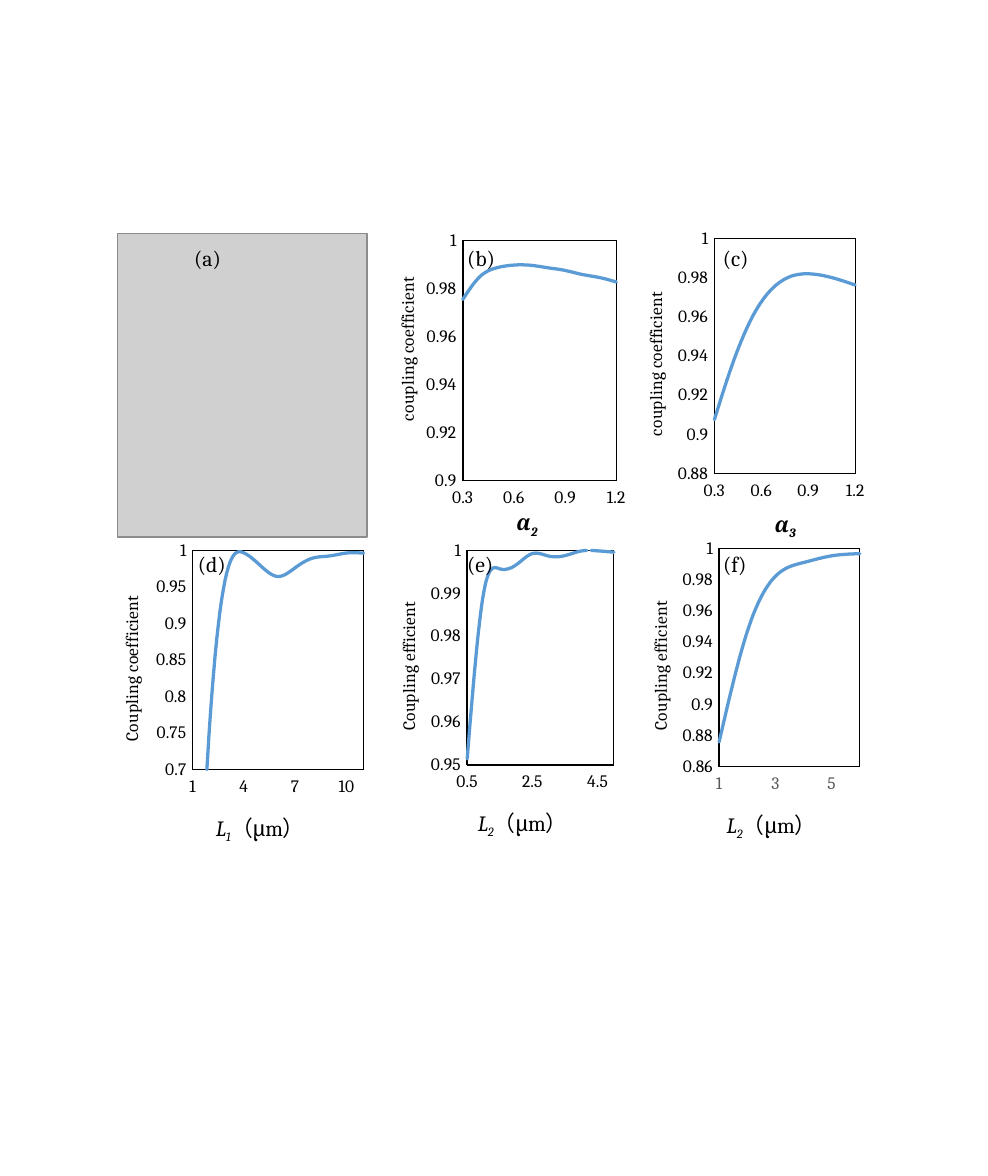
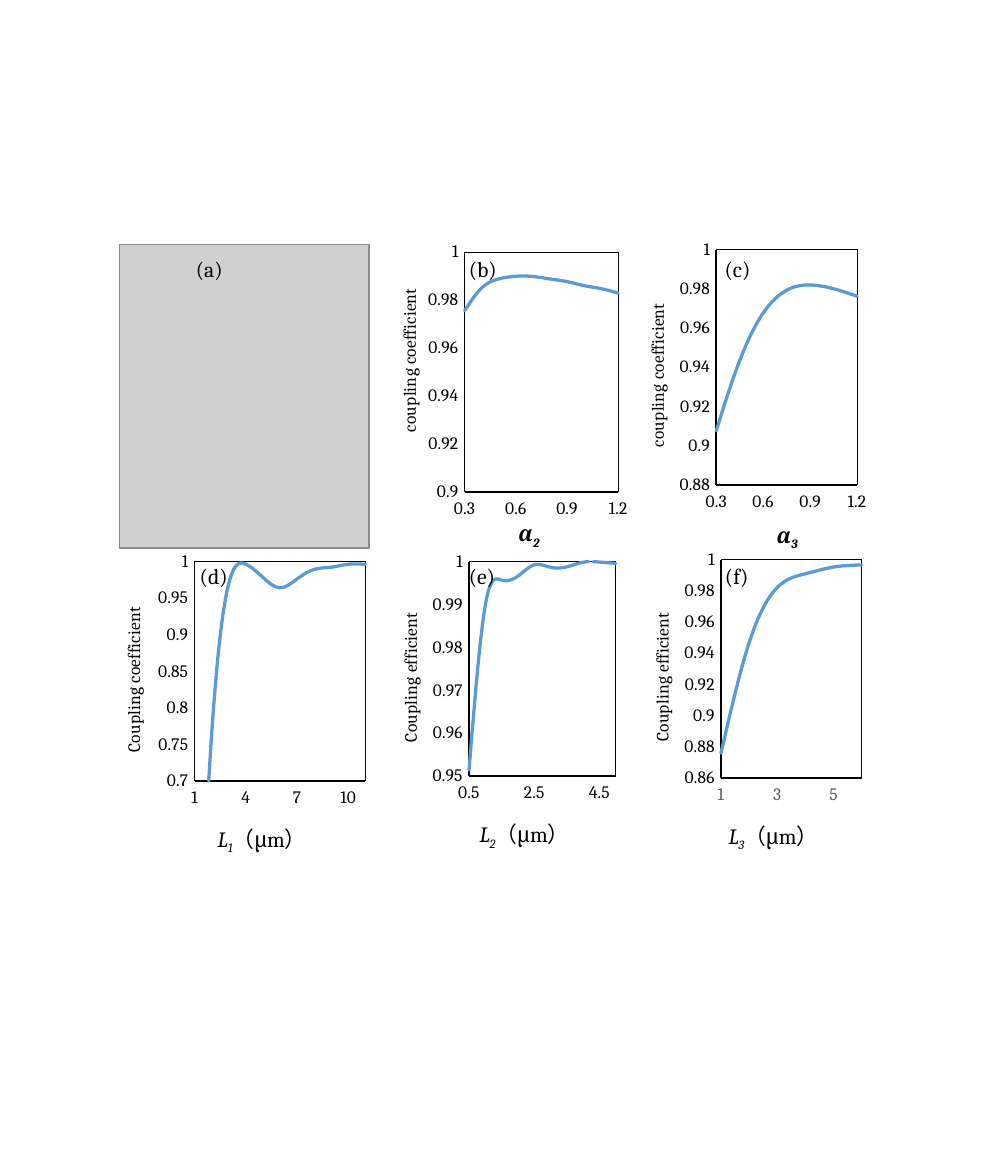
Before and after one commit to huangqiangsheng/thesis, a slide deck: slide 5 of thesis_v1/Pictures/figure_ch3.pptx. Drawn at 988x1176 pixels with LibreOffice and Linux fonts; fonts in the diff are those of the drawing; grey boxes stand for pictures. Boxes give left, top, right and bottom in pixels: in the first picture for what was removed or moved away, otherwise in the second. Text is boxed around its words. In the diff, an @@ line names an element or a change of style, - is before the commit and + after.

```diff
--- a/thesis_v1/Pictures/figure_ch3.pptx
+++ b/thesis_v1/Pictures/figure_ch3.pptx
@@ 5 texts, 5 scatter smooth charts, 1 picture: place and size @@
-5 texts, 5 scatter smooth charts, 1 picture at <box>114,215,891,861</box>
+5 texts, 5 scatter smooth charts, 1 picture at <box>116,226,892,872</box>
@@ scatter smooth chart at <box>616,538,892,872</box> @@
@@ category axis title "L2（μm） " to "L3（μm） " @@
@@ text "(d)": place and size @@
-text "(d)" at <box>198,556,226,578</box>
+text "(d)" at <box>200,568,228,589</box>
```
Also in this commit, not shown: 26 other files.
